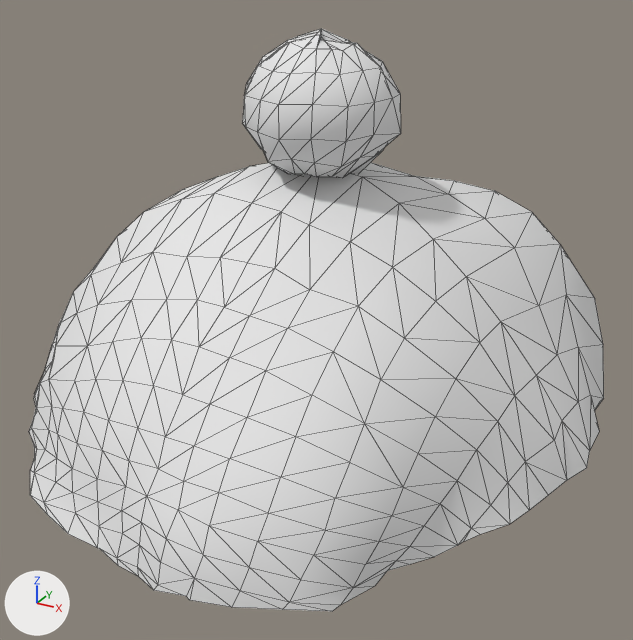
A saved change to the glTF model apps/client/public/life/wear-man/hat-pompom.glb.
Before and after are seen from a camera (50 mm lens) standing at (0.166, -0.363, 1.851) and looking at (-0.004, -0.053, 1.696). Lighting does not change. The marker at lower left points along +X, +Y and +Z. The older version comes first. Mesh edges are drawn as thin lines. Vertices at exactly the same position are counted once.

In view in the first picture: 'wear-hat-pompom'.
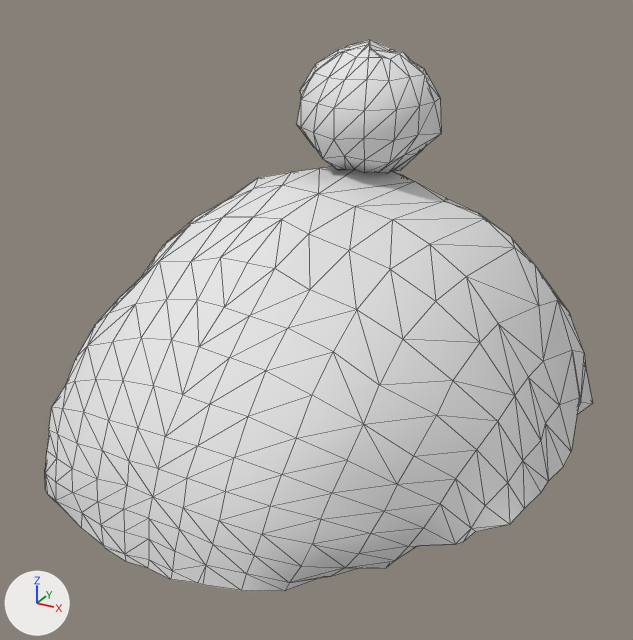
Location of each change, (x1, y1, x2, y2) in pixels of the pictures (633 x 640 px; the box of a moved part takes in the faces that stretch with it):
'wear-hat-pompom', reshaped
    before: (29, 29, 604, 611)
    after: (45, 40, 593, 591)
part 1 of me_wear_hat_pompom, moved or reshaped
    before: (242, 29, 401, 178)
    after: (297, 40, 441, 173)
part 2 of me_wear_hat_pompom, moved or reshaped
    before: (29, 162, 604, 611)
    after: (45, 166, 593, 591)

What the commit changed:
me_wear_hat_pompom is used by ob_wear_hat_pompom; location (0.0, 0.0, 0.0).
me_wear_hat_pompom had 391 vertices, 721 faces and spanned x -0.134..0.117, y -0.188..0.117, z 1.651..1.818.
me_wear_hat_pompom now has 391 vertices, 721 faces and spans x -0.109..0.108, y -0.18..0.086, z 1.65..1.811.
me_wear_hat_pompom part 1: the loose piece of 108 vertices spanning x -0.034..0.034, y -0.089..-0.023, z 1.759..1.818 is moved by (0.0, 0.043, -0.008).
me_wear_hat_pompom part 2: 224 of 391 vertices moved; they spanned x -0.134..0.117, y -0.188..0.117, z 1.651..1.767 and now span x -0.109..0.108, y -0.18..0.086, z 1.65..1.756; mean shift (0.002, -0.002, -0.003); largest move (0.0, 0.117, 1.654) -> (0.0, 0.086, 1.652).
